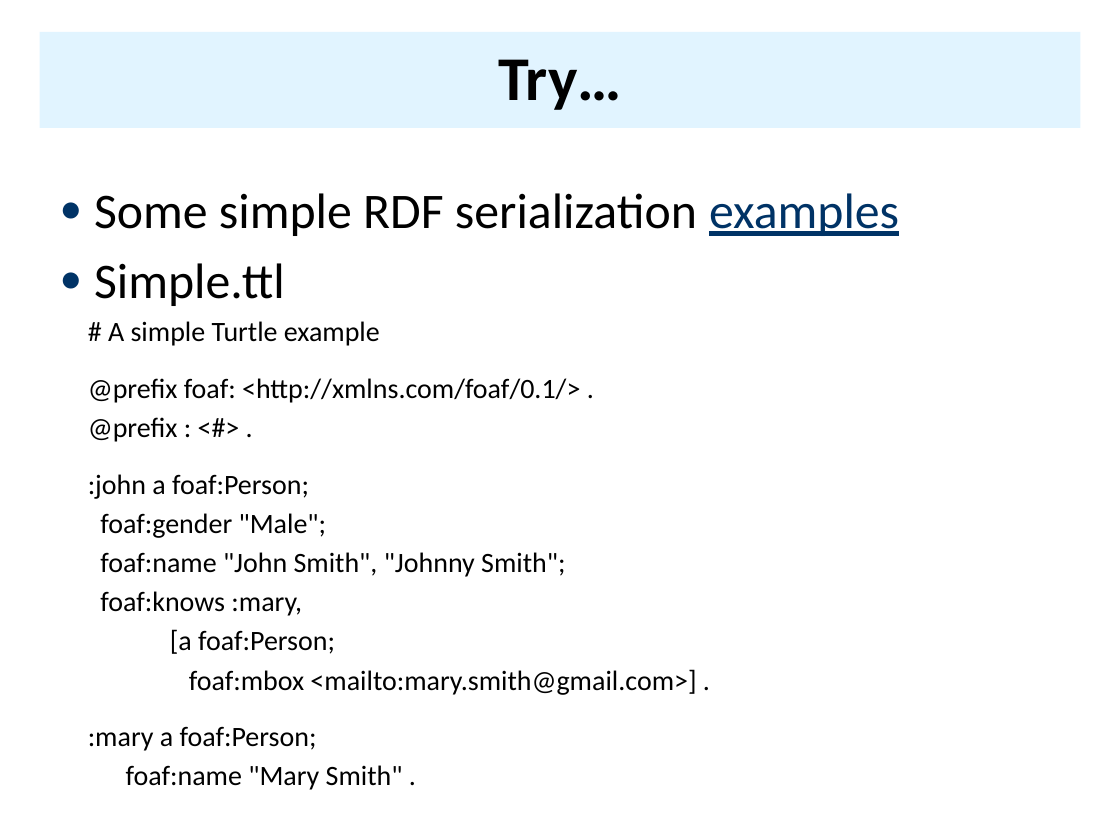
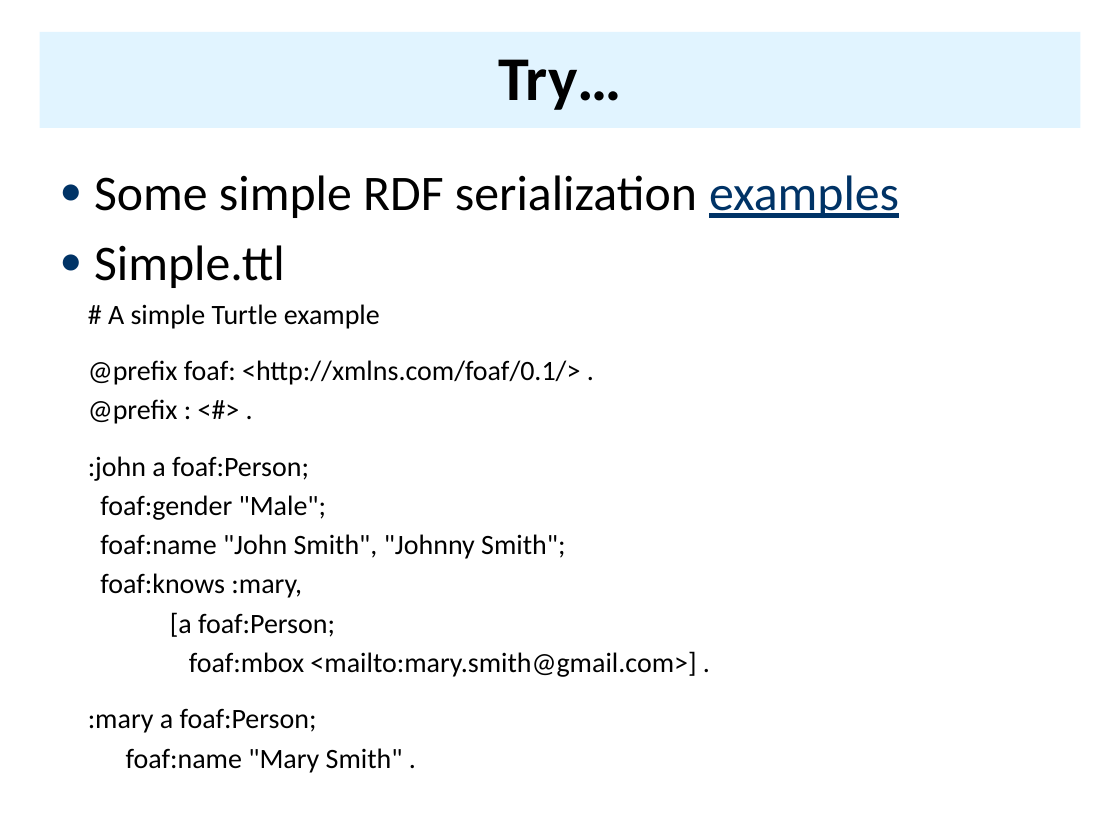
Before and after one commit to UMBC-CMSC-491-691-F19-Knowledge-Graphs/class_material, a slide deck: slide 28 of notes/04_rdf/04rdfSyntax2.pptx. Drawn at 1120x840 pixels with LibreOffice and Linux fonts; fonts in the diff are those of the drawing. Boxes give left, top, right and bottom in pixels: in the first picture for what was removed or moved away, otherwise in the second. Text is boxed around its words. In the diff, an @@ line names an element or a change of style, - is before the commit and + after.

```diff
--- a/notes/04_rdf/04rdfSyntax2.pptx
+++ b/notes/04_rdf/04rdfSyntax2.pptx
@@ text "Some simple RDF serialization examples": place and size @@
-text "Some simple RDF serialization examples" at box(88, 193, 899, 790)
+text "Some simple RDF serialization examples" at box(88, 175, 899, 773)
```
Also in this commit, not shown: 3 other slides changed, 3 other files.
